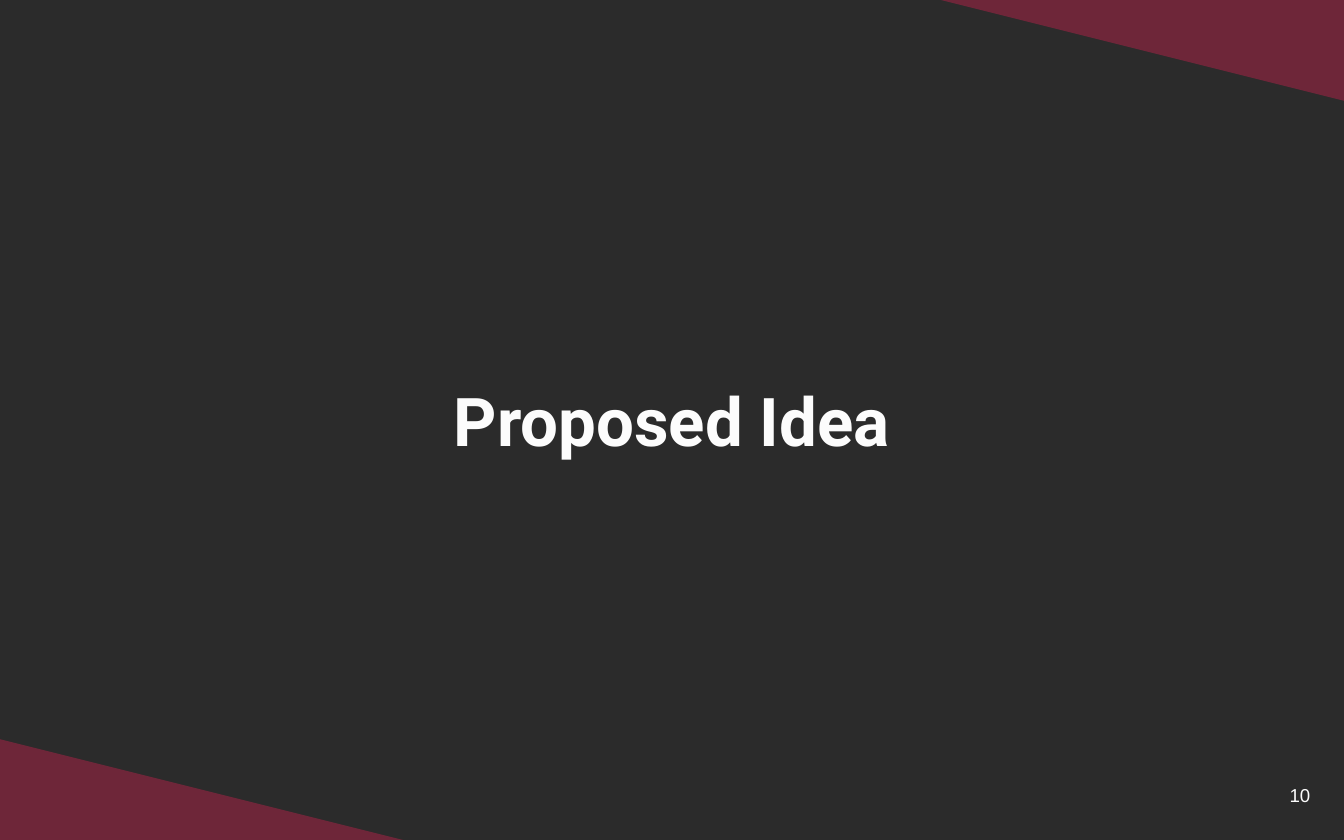
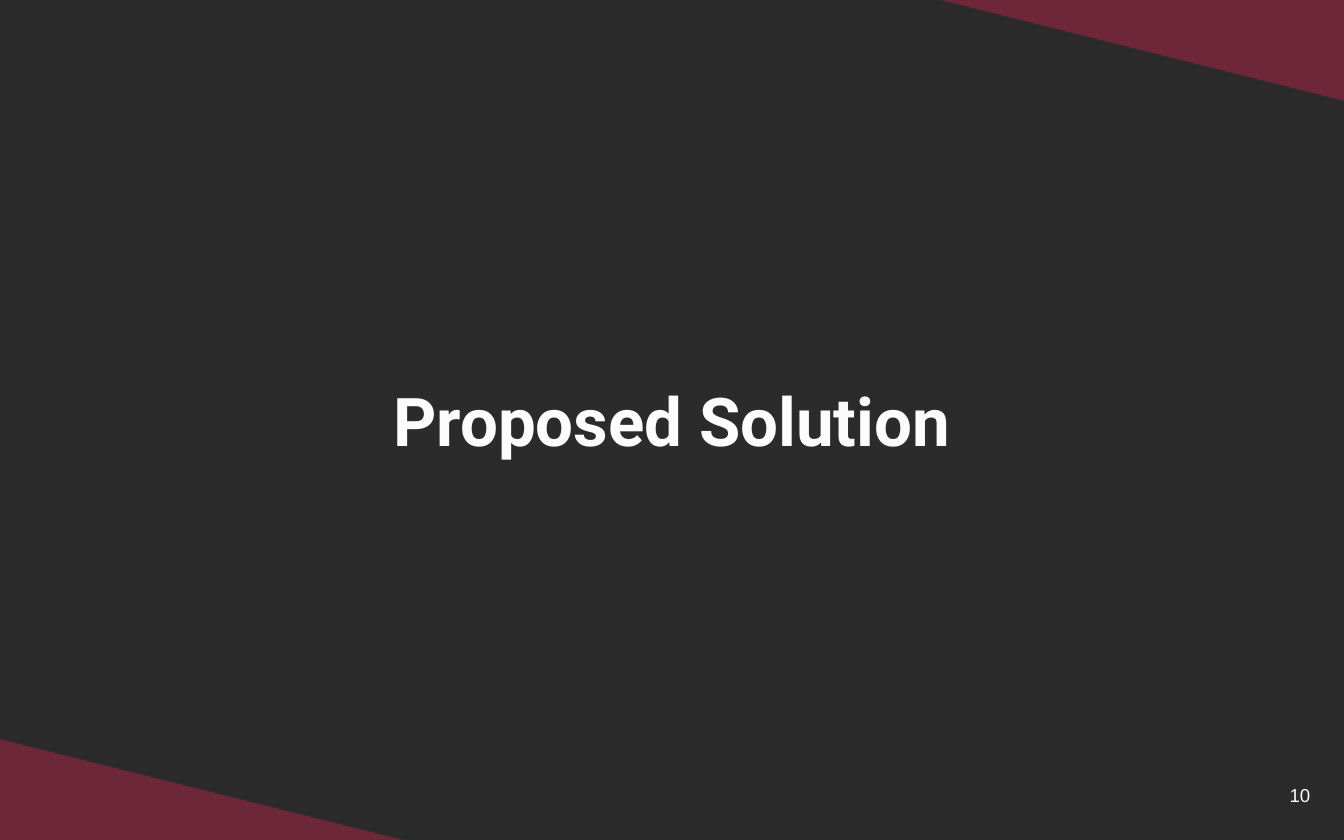
Before and after one commit to echarlesgrasby/seasug-2026-paper, a slide deck: slide 10 of conference_resources/DSL_Market_Monitoring_SEASUG_42-2026_EGrasby_SlideDeck.pptx. Drawn at 1344x840 pixels with LibreOffice and Linux fonts; fonts in the diff are those of the drawing; background and template pictures are left out; a plain dark background stands for a picture behind light text. Boxes give left, top, right and bottom in pixels: in the first picture for what was removed or moved away, otherwise in the second. Text is boxed around its words. In the diff, an @@ line names an element or a change of style, - is before the commit and + after.

```diff
--- a/conference_resources/DSL_Market_Monitoring_SEASUG_42-2026_EGrasby_SlideDeck.pptx
+++ b/conference_resources/DSL_Market_Monitoring_SEASUG_42-2026_EGrasby_SlideDeck.pptx
@@ title at bbox=[393, 395, 950, 460]: text changed @@
-Proposed Idea
+Proposed Solution
```
Also in this commit, not shown: 6 other slides changed, 1 other file.
